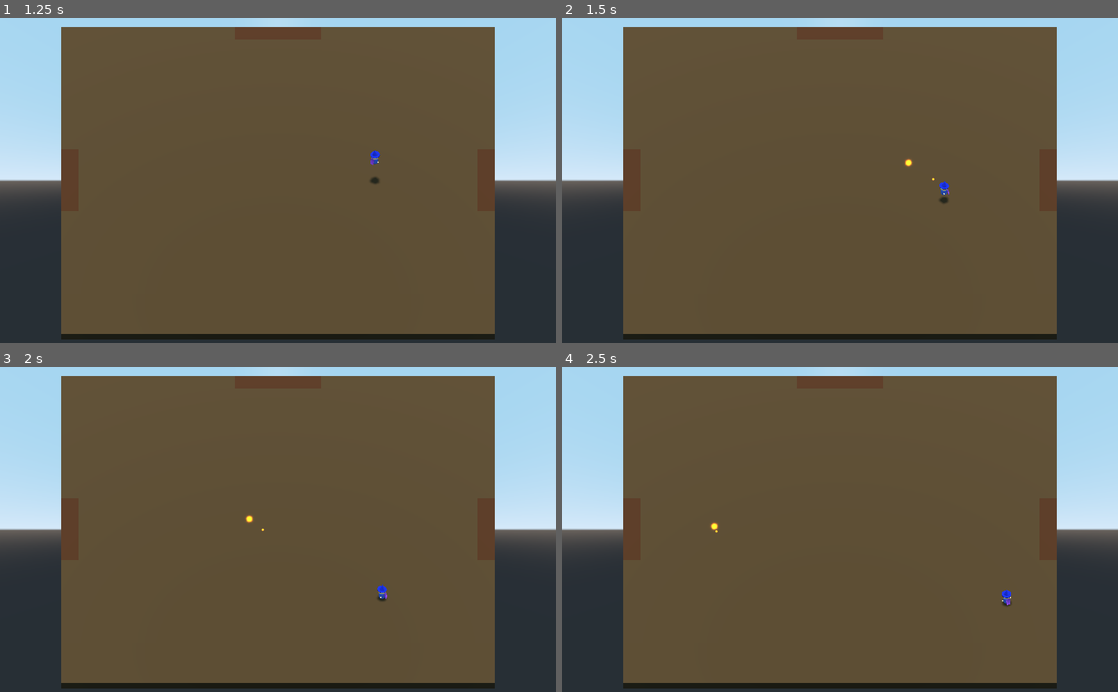
Above: before the commit, frames 1-4 (two rows, left to right).
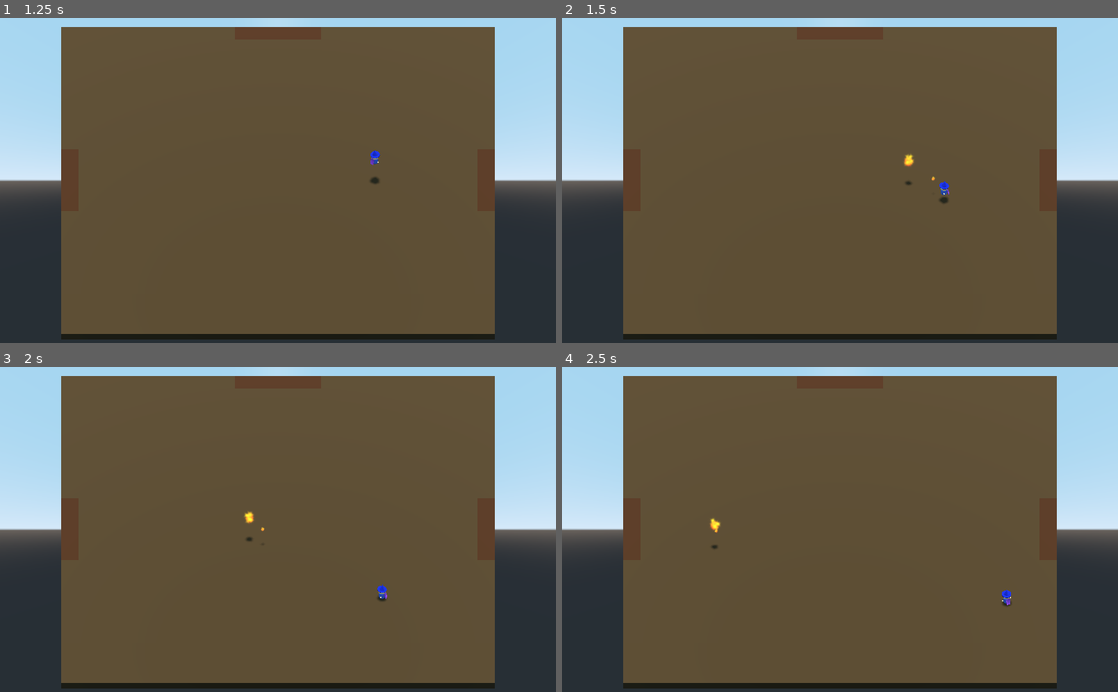
Above: after the commit, the same moments.

Repository: jaredbwasserman/game-jams
Game: Godot game, scene res://scenes/Main.tscn
The game is run twice, just before and just after one commit, with the same random seed, the same clock (stepped at 60 frames per second) and the same inputs.
Inputs (mouse positions are in pixels of both pictures, inside the frame that each line leads up to):
- Up to frame 1 (1.25 s): tap Enter at 0.5 s; move the mouse to (400, 164) at 0.52 s; press the mouse at (400, 164) at 0.53 s; hold Right (move_right) from 0.53 s (still down); tap Space (jump) at 0.77 s
- Up to frame 2 (1.5 s): move the mouse to (728, 196) at 1.27 s; release Right (move_right) at 1.28 s; release the mouse at (728, 196) at 1.28 s; hold Down (move_back) from 1.28 s (still down); click (728, 196) at 1.35 s
- Up to frame 3 (2 s): keep holding Down (move_back); tap Space (jump) at 1.52 s
- Up to frame 4 (2.5 s): move the mouse to (895, 458) at 2.02 s; release Down (move_back) at 2.03 s; press the mouse at (895, 458) at 2.03 s; hold Right (move_right) from 2.03 s (still down)

Frame 1 is identical in both runs. In frame 2, less than 0.1% of the frame differs, in the area x 61-68%, y 41-52%; in frame 3, less than 0.1%; in frame 4, less than 0.1%.

Commit message:
Update fireball

Diff:
--- a/bgj-2022-03/scenes/Fireball.tscn
+++ b/bgj-2022-03/scenes/Fireball.tscn
@@ -1,10 +1,19 @@
-[gd_scene load_steps=9 format=2]
+[gd_scene load_steps=12 format=2]
 
 [ext_resource path="res://assets/particles/star_01.png" type="Texture" id=1]
 [ext_resource path="res://scripts/Fireball.gd" type="Script" id=3]
 
-[sub_resource type="SphereShape" id=1]
+[sub_resource type="SphereMesh" id=7]
 radius = 0.25
+height = 0.5
+
+[sub_resource type="SpatialMaterial" id=8]
+flags_transparent = true
+albedo_color = Color( 0.807843, 0.0588235, 0.0588235, 0.196078 )
+
+[sub_resource type="SphereMesh" id=9]
+radius = 0.25
+height = 0.5
 
 [sub_resource type="SpatialMaterial" id=3]
 flags_transparent = true
@@ -27,18 +36,45 @@
 [sub_resource type="ParticlesMaterial" id=2]
 emission_shape = 1
 emission_sphere_radius = 0.05
-gravity = Vector3( 0, 0, 0 )
+spread = 180.0
+gravity = Vector3( 0, 0.5, 0 )
+initial_velocity = 0.3
 angle = 360.0
 angle_random = 1.0
-scale = 1.5
+scale = 1.4
 color_ramp = SubResource( 6 )
 
 [sub_resource type="QuadMesh" id=4]
+
+[sub_resource type="SphereShape" id=1]
+radius = 0.25
 
 [node name="Fireball" type="KinematicBody"]
 collision_layer = 0
 collision_mask = 38
 script = ExtResource( 3 )
+
+[node name="Spatial" type="Spatial" parent="."]
+
+[node name="Ball" type="MeshInstance" parent="Spatial"]
+portal_mode = 3
+include_in_bound = false
+mesh = SubResource( 7 )
+material/0 = SubResource( 8 )
+
+[node name="BallShadow" type="MeshInstance" parent="Spatial"]
+include_in_bound = false
+mesh = SubResource( 9 )
+material/0 = null
+
+[node name="BallParticles" type="Particles" parent="Spatial"]
+portal_mode = 3
+include_in_bound = false
+material_override = SubResource( 3 )
+amount = 50
+preprocess = 1.0
+process_material = SubResource( 2 )
+draw_pass_1 = SubResource( 4 )
 
 [node name="CollisionShape" type="CollisionShape" parent="."]
 shape = SubResource( 1 )
@@ -48,13 +84,4 @@
 include_in_bound = false
 aabb = AABB( -0.25, -0.25, -0.25, 0.5, 0.5, 0.5 )
 
-[node name="Ball" type="Particles" parent="."]
-portal_mode = 3
-include_in_bound = false
-material_override = SubResource( 3 )
-amount = 50
-preprocess = 1.0
-process_material = SubResource( 2 )
-draw_pass_1 = SubResource( 4 )
-
 [connection signal="camera_exited" from="VisibilityNotifier" to="." method="_on_VisibilityNotifier_camera_exited"]
--- a/bgj-2022-03/scenes/Player.tscn
+++ b/bgj-2022-03/scenes/Player.tscn
@@ -54,6 +54,7 @@
 [node name="Hat" type="MeshInstance" parent="Pivot"]
 transform = Transform( 1.1, 0, 0, 0, 1.09332, -0.121032, 0, 0.121032, 1.09332, 0, 1.37147, 0 )
 portal_mode = 2
+include_in_bound = false
 mesh = ExtResource( 1 )
 material/0 = null
 material/1 = null
@@ -61,12 +62,14 @@
 [node name="Face" type="MeshInstance" parent="Pivot"]
 transform = Transform( 0.8, 0, 0, 0, -3.49691e-08, 0.4, 0, -0.8, -1.74846e-08, 0, 0.818934, 0 )
 portal_mode = 2
+include_in_bound = false
 mesh = SubResource( 3 )
 material/0 = SubResource( 4 )
 
 [node name="RightEye" type="MeshInstance" parent="Pivot/Face"]
 transform = Transform( 0.5, 0, 0, 0, -2.18557e-08, -0.5, 0, 1, -4.37114e-08, 0.47628, 0.79644, 0.000146151 )
 portal_mode = 2
+include_in_bound = false
 mesh = SubResource( 5 )
 skeleton = NodePath("../..")
 material/0 = SubResource( 6 )
@@ -74,6 +77,7 @@
 [node name="LeftEye" type="MeshInstance" parent="Pivot/Face"]
 transform = Transform( 0.5, 0, 0, 0, -2.18557e-08, -0.5, 0, 1, -4.37114e-08, -0.47625, 0.79625, 0.00016427 )
 portal_mode = 2
+include_in_bound = false
 mesh = SubResource( 5 )
 skeleton = NodePath("../..")
 material/0 = SubResource( 6 )
@@ -81,24 +85,28 @@
 [node name="Body" type="MeshInstance" parent="Pivot"]
 transform = Transform( 0.75, 0, 0, 0, -3.27835e-08, 0.75, 0, -0.75, -3.27835e-08, 0, -0.297131, 7.10543e-15 )
 portal_mode = 2
+include_in_bound = false
 mesh = SubResource( 7 )
 material/0 = SubResource( 8 )
 
 [node name="RightHand" type="MeshInstance" parent="Pivot/Body"]
 transform = Transform( 0.25, 0, 0, 0, 0.25, 0, 0, 0, 0.25, 1.35875, 0, 0 )
 portal_mode = 2
+include_in_bound = false
 mesh = SubResource( 9 )
 material/0 = SubResource( 10 )
 
 [node name="LeftHand" type="MeshInstance" parent="Pivot/Body"]
 transform = Transform( 0.25, 0, 0, 0, 0.25, 0, 0, 0, 0.25, -1.359, 0, 0 )
 portal_mode = 2
+include_in_bound = false
 mesh = SubResource( 9 )
 material/0 = SubResource( 10 )
 
 [node name="Cape" type="MeshInstance" parent="Pivot"]
 transform = Transform( 1, 0, 0, 0, 0.964428, 0.264344, 0, -0.264344, 0.964428, 0, -0.332641, 0.850642 )
 portal_mode = 2
+include_in_bound = false
 mesh = SubResource( 11 )
 material/0 = SubResource( 12 )
 
--- a/bgj-2022-03/scripts/Fireball.gd
+++ b/bgj-2022-03/scripts/Fireball.gd
@@ -23,7 +23,11 @@
 	global_transform.origin = new_position
 
 	# Scale
-	$Ball.scale = Vector3(spell_charge, spell_charge, spell_charge)
+	$Spatial/Ball.set_scale(Vector3(spell_charge, spell_charge, spell_charge))
+	$Spatial/BallShadow.set_scale(Vector3(spell_charge, spell_charge, spell_charge))
+	$Spatial/BallParticles.set_scale(Vector3(spell_charge, spell_charge, spell_charge))
+	$CollisionShape.set_scale(Vector3(spell_charge, spell_charge, spell_charge))
+	$VisibilityNotifier.set_scale(Vector3(spell_charge, spell_charge, spell_charge))
 
 	# Velocity
 	var speed = clamp(
Not shown, changed: bgj-2022-03/README.md
